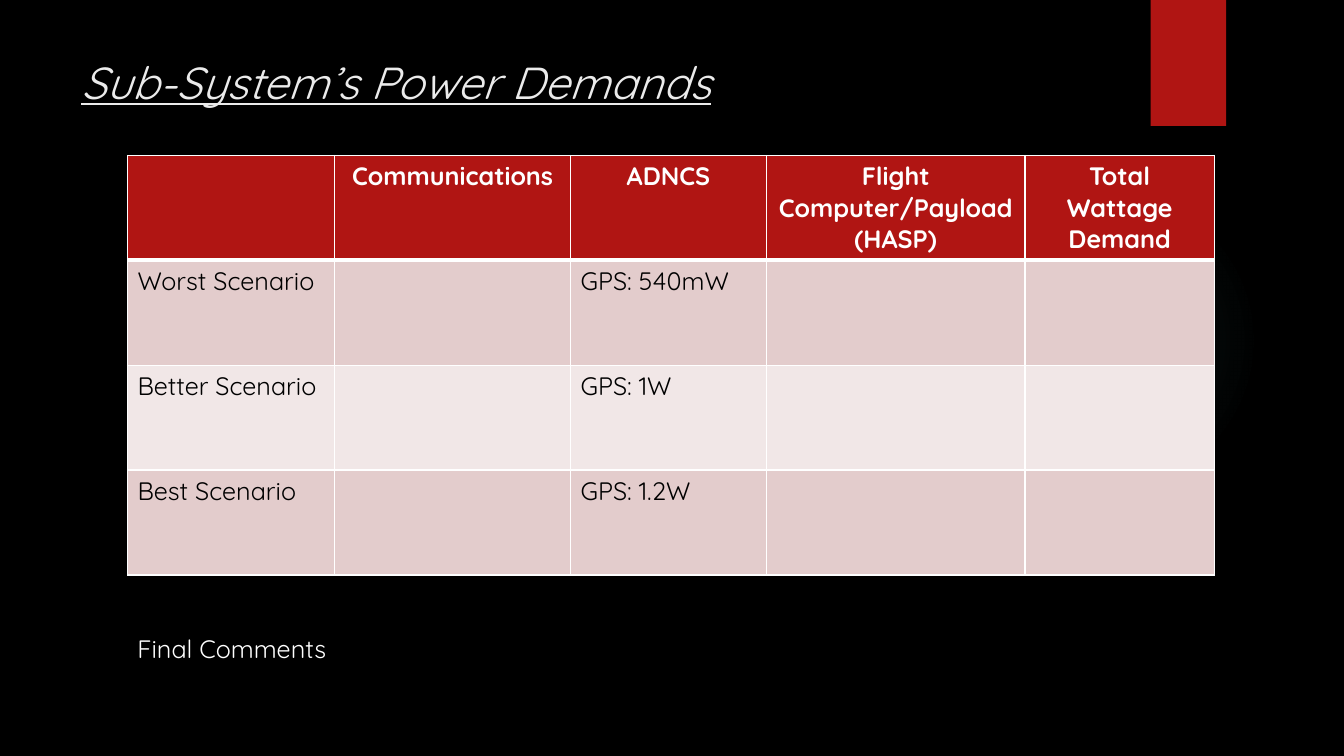
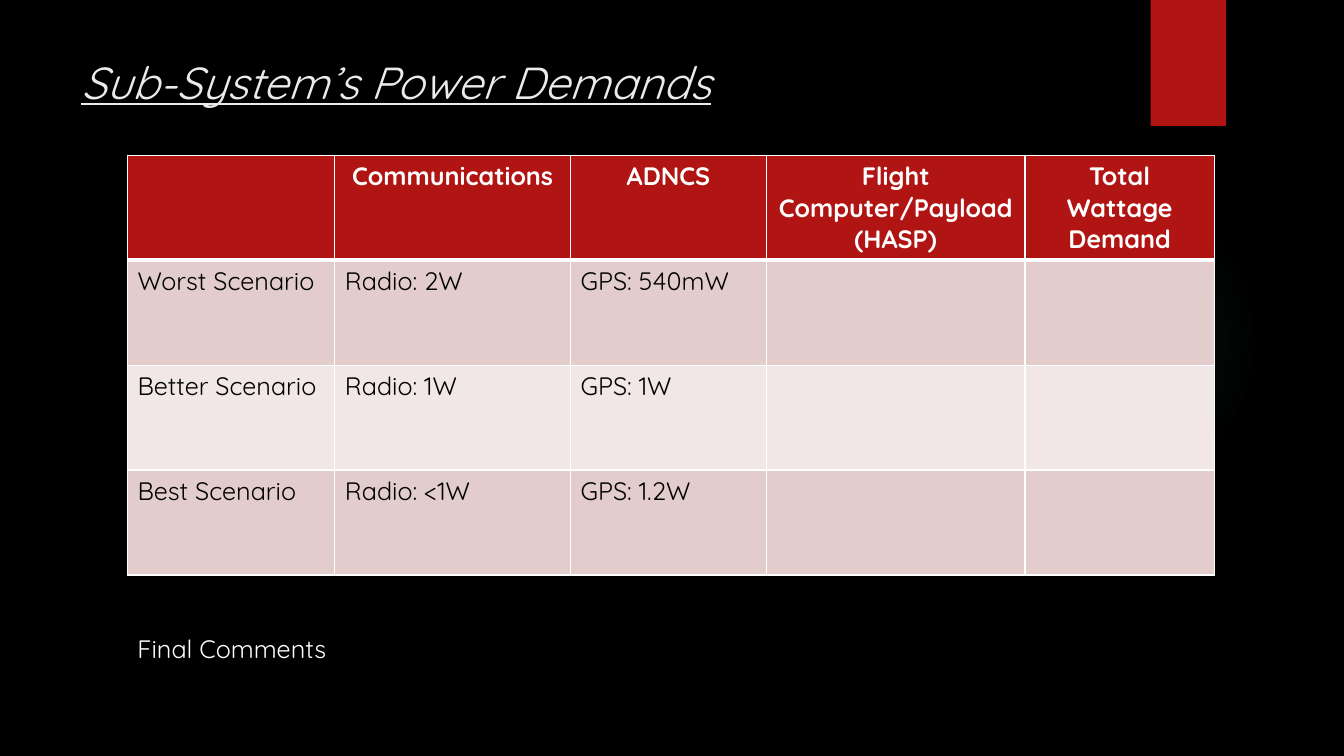
Before and after one commit to HASP-UMN/CubeSat, a slide deck: slide 2 of Presentations/Power Systems and Management-CubSat.pptx. Drawn at 1344x756 pixels with LibreOffice and Linux fonts; fonts in the diff are those of the drawing; background and template pictures are left out. Boxes give left, top, right and bottom in pixels: in the first picture for what was removed or moved away, otherwise in the second. Text is boxed around its words. In the diff, an @@ line names an element or a change of style, - is before the commit and + after.

Commit message:
Added Comm power req.
Don't know exactly how much the antenna will draw yet.

```diff
--- a/Presentations/Power Systems and Management-CubSat.pptx
+++ b/Presentations/Power Systems and Management-CubSat.pptx
@@ table at box(127, 155, 1215, 561) @@
-row 2, column 2: 
+row 2, column 2: Radio: 2W
-row 3, column 2: 
+row 3, column 2: Radio: 1W
-row 4, column 2: 
+row 4, column 2: Radio: <1W
```
